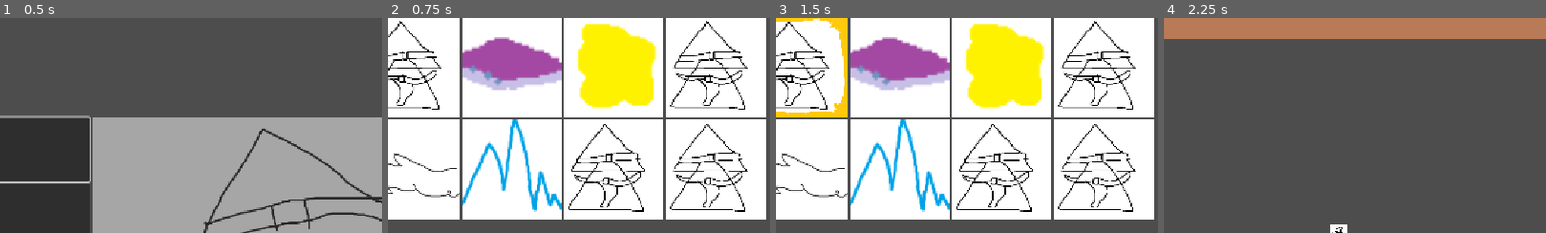
Above: before the commit, frames 1-4 (left to right).
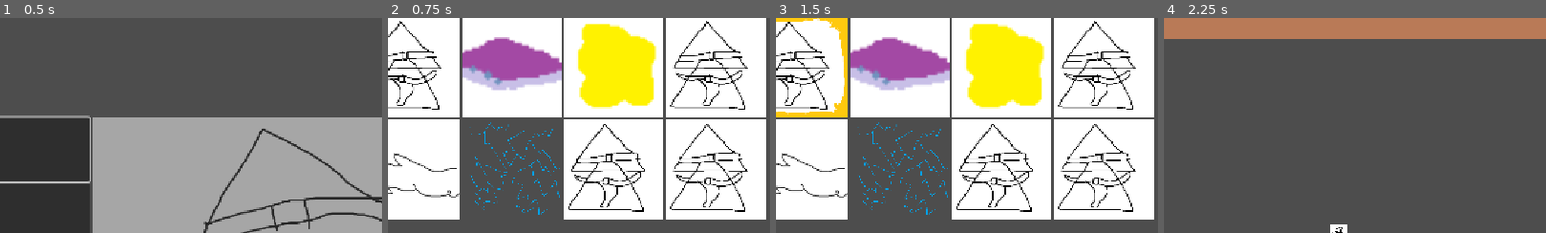
Above: after the commit, the same moments.

Repository: flowerFawn/XP-Based-Leveling
Game: Godot game, scene res://scenes/menu/main_menu.tscn
The game is run twice, just before and just after one commit, with the same random seed, the same clock (stepped at 60 frames per second) and the same inputs. The engine's default icon, where the game draws it, is replaced by a stand-in: a white triangle on a blue panel in a dark square. Sound files missing from this copy of the repository are replaced by a short silence.
Inputs (mouse positions are % of the whole screen's width and height, from its top left):
- Up to frame 1 (0.5 s): no input
- Up to frame 2 (0.75 s): click (19, 31) at 0.5 s
- Up to frame 3 (1.5 s): click (30, 12) at 1.25 s
- Up to frame 4 (2.25 s): click "Begin!" at 2 s
The pictures show only the part of the screen within x 27-77%, y 0-50%; the shares and areas given below are measured in that part.

Frame 1 is identical in both runs. In frame 2, 12% of the frame differs, in the area x 19-46%, y 47-94%; in frame 3, 12%; in frame 4, nothing differs.

Commit message:
replaced volt with static sphere
static sphere is better
also some functionality around setting up spells/cleaning up for their removal, as the static sphere keeps an area2d node in the world constantly, and keeps a reference to it. this is created in it's setup function and removed in it's clean up function

Diff:
--- a/resources/ability pools/standard.tres
+++ b/resources/ability pools/standard.tres
@@ -9,10 +9,10 @@
 [ext_resource type="Resource" uid="uid://cnpu8eq5ibo8b" path="res://resources/magic_items/crystal_collection_1.tres" id="6_8tevm"]
 [ext_resource type="Resource" uid="uid://buu4u5w3e3yf3" path="res://resources/magic_items/bnb_handbook_1.tres" id="7_ymv1d"]
 [ext_resource type="Resource" uid="uid://cbh1n057q23bg" path="res://resources/spell/firebolt_1.tres" id="8_mqlwa"]
-[ext_resource type="Resource" uid="uid://dm58b6x6tb618" path="res://resources/spell/volt_1.tres" id="9_mqlwa"]
+[ext_resource type="Resource" uid="uid://b0hqt4bjas0qh" path="res://resources/spell/static_sphere_1.tres" id="10_8tevm"]
 [ext_resource type="Resource" uid="uid://c1ujqmd5kcxjw" path="res://resources/spell/sacred_light_1.tres" id="10_s4t2w"]
 
 [resource]
 script = ExtResource("2_8tfyf")
-abilities = Array[ExtResource("1_yyggw")]([ExtResource("2_y8ce4"), ExtResource("3_in45v"), ExtResource("4_mqlwa"), ExtResource("5_s4t2w"), ExtResource("6_8tevm"), ExtResource("7_ymv1d"), ExtResource("8_mqlwa"), ExtResource("9_mqlwa"), ExtResource("10_s4t2w")])
+abilities = Array[ExtResource("1_yyggw")]([ExtResource("2_y8ce4"), ExtResource("3_in45v"), ExtResource("4_mqlwa"), ExtResource("5_s4t2w"), ExtResource("6_8tevm"), ExtResource("7_ymv1d"), ExtResource("8_mqlwa"), ExtResource("10_s4t2w"), ExtResource("10_8tevm")])
 metadata/_custom_type_script = "uid://cppbyt13invqd"
--- a/resources/characters/volt.tres
+++ b/resources/characters/static_sphere.tres
@@ -1,15 +1,15 @@
 [gd_resource type="Resource" script_class="Character" load_steps=6 format=3 uid="uid://bd2xytxkapqbj"]
 
+[ext_resource type="Texture2D" uid="uid://b0wntjnflxovc" path="res://assets/placeholders/static_sphere.png" id="1_1paso"]
 [ext_resource type="Script" uid="uid://dse7vf0l5vfv0" path="res://scripts/resources/base resources/character.gd" id="1_l5ufh"]
-[ext_resource type="Texture2D" uid="uid://dx2cxtrybrv2t" path="res://assets/placeholders/electricity.png" id="1_o62do"]
 [ext_resource type="Resource" uid="uid://bpa7drmk0sban" path="res://resources/ability pools/standard.tres" id="2_fcbqn"]
 [ext_resource type="Resource" uid="uid://buu4u5w3e3yf3" path="res://resources/magic_items/bnb_handbook_1.tres" id="3_o62do"]
-[ext_resource type="Resource" uid="uid://dm58b6x6tb618" path="res://resources/spell/volt_1.tres" id="4_hal56"]
+[ext_resource type="Resource" uid="uid://b0hqt4bjas0qh" path="res://resources/spell/static_sphere_1.tres" id="5_m32i7"]
 
 [resource]
 script = ExtResource("1_l5ufh")
 starting_ability_pool = ExtResource("2_fcbqn")
-starting_spell = ExtResource("4_hal56")
+starting_spell = ExtResource("5_m32i7")
 starting_magic_item = ExtResource("3_o62do")
-icon = ExtResource("1_o62do")
+icon = ExtResource("1_1paso")
 metadata/_custom_type_script = "uid://dse7vf0l5vfv0"
--- a/resources/spell/volt_1.tres
+++ b/resources/spell/old_volt_1.tres
@@ -1,7 +1,7 @@
 [gd_resource type="Resource" script_class="SpellVolt" load_steps=4 format=3 uid="uid://dm58b6x6tb618"]
 
-[ext_resource type="Resource" uid="uid://bp6x3lirjyyol" path="res://resources/spell/volt_2.tres" id="1_jrrxg"]
-[ext_resource type="Script" uid="uid://c5fmj23e652h8" path="res://scripts/resources/inherited resources/spells/s_volt.gd" id="1_r5q1r"]
+[ext_resource type="Resource" uid="uid://bp6x3lirjyyol" path="res://resources/spell/old_volt_2.tres" id="1_jrrxg"]
+[ext_resource type="Script" uid="uid://c5fmj23e652h8" path="res://scripts/resources/inherited resources/spells/s_old_volt.gd" id="1_r5q1r"]
 [ext_resource type="Texture2D" uid="uid://dx2cxtrybrv2t" path="res://assets/placeholders/electricity.png" id="2_tkhfl"]
 
 [resource]
--- a/resources/spell/volt_2.tres
+++ b/resources/spell/old_volt_2.tres
@@ -1,6 +1,6 @@
 [gd_resource type="Resource" script_class="SpellVolt" load_steps=3 format=3 uid="uid://bp6x3lirjyyol"]
 
-[ext_resource type="Script" uid="uid://c5fmj23e652h8" path="res://scripts/resources/inherited resources/spells/s_volt.gd" id="1_bgio2"]
+[ext_resource type="Script" uid="uid://c5fmj23e652h8" path="res://scripts/resources/inherited resources/spells/s_old_volt.gd" id="1_bgio2"]
 [ext_resource type="Texture2D" uid="uid://dx2cxtrybrv2t" path="res://assets/placeholders/electricity.png" id="2_2cjqj"]
 
 [resource]
--- /dev/null
+++ b/resources/spell/static_sphere_1.tres
@@ -0,0 +1,18 @@
+[gd_resource type="Resource" script_class="SpellStaticSphere" load_steps=5 format=3 uid="uid://b0hqt4bjas0qh"]
+
+[ext_resource type="Script" uid="uid://cc7u28p7m70hs" path="res://scripts/resources/inherited resources/spells/s_static_sphere.gd" id="1_3b2kb"]
+[ext_resource type="Resource" uid="uid://dtdadlm74qre4" path="res://resources/spell/static_sphere_2.tres" id="1_4ykdj"]
+[ext_resource type="Texture2D" uid="uid://b0wntjnflxovc" path="res://assets/placeholders/static_sphere.png" id="2_2bfwo"]
+
+[sub_resource type="CircleShape2D" id="CircleShape2D_4ykdj"]
+radius = 150.0
+
+[resource]
+script = ExtResource("1_3b2kb")
+cooldown = 1.0
+damage = 2.0
+shape = SubResource("CircleShape2D_4ykdj")
+texture = ExtResource("2_2bfwo")
+visual_scale = 0.5
+next_upgrade = ExtResource("1_4ykdj")
+metadata/_custom_type_script = "uid://cc7u28p7m70hs"
--- /dev/null
+++ b/resources/spell/static_sphere_2.tres
@@ -0,0 +1,17 @@
+[gd_resource type="Resource" script_class="SpellStaticSphere" load_steps=4 format=3 uid="uid://dtdadlm74qre4"]
+
+[ext_resource type="Script" uid="uid://cc7u28p7m70hs" path="res://scripts/resources/inherited resources/spells/s_static_sphere.gd" id="1_racq7"]
+[ext_resource type="Texture2D" uid="uid://b0wntjnflxovc" path="res://assets/placeholders/static_sphere.png" id="2_vdxk8"]
+
+[sub_resource type="CircleShape2D" id="CircleShape2D_4ykdj"]
+radius = 200.0
+
+[resource]
+script = ExtResource("1_racq7")
+cooldown = 1.0
+damage = 2.0
+shape = SubResource("CircleShape2D_4ykdj")
+texture = ExtResource("2_vdxk8")
+visual_scale = 0.75
+level = 2
+metadata/_custom_type_script = "uid://cc7u28p7m70hs"
--- a/scenes/menu/character_select.tscn
+++ b/scenes/menu/character_select.tscn
@@ -7,7 +7,7 @@
 [ext_resource type="Resource" uid="uid://1p35pb8pnkv7" path="res://resources/characters/shard.tres" id="5_0frw4"]
 [ext_resource type="Resource" uid="uid://dguulqdo5x3a8" path="res://resources/characters/sacred_light.tres" id="6_m7y3p"]
 [ext_resource type="Resource" uid="uid://bon0kci1aeje0" path="res://resources/characters/windslash.tres" id="6_nbeft"]
-[ext_resource type="Resource" uid="uid://bd2xytxkapqbj" path="res://resources/characters/volt.tres" id="7_i4i37"]
+[ext_resource type="Resource" uid="uid://bd2xytxkapqbj" path="res://resources/characters/static_sphere.tres" id="7_i4i37"]
 
 [node name="CanvasLayer" type="CanvasLayer"]
 
--- a/scripts/player.gd
+++ b/scripts/player.gd
@@ -92,7 +92,8 @@
 	if not spells.has(spell):
 		print("This spell is not there to be removed!")
 		return
-	spells[spell].free()
+	spell.clean_up_for_removal()
+	spells[spell].queue_free()
 	spells.erase(spell)
 
 ##Handles starting a spell, and removing a lower upgrade
--- a/scripts/resources/base resources/spell.gd
+++ b/scripts/resources/base resources/spell.gd
@@ -33,6 +33,13 @@
 
 func cast() -> void:
 	print("A")
+
+func initial_spell_setup() -> void:
+	pass
+
+func clean_up_for_removal() -> void:
+	pass
+
 #region USEFUL SPELL FUNCTIONS
 
 func get_random_angle_vector() -> Vector2:
--- a/scripts/resources/inherited resources/spells/s_volt.gd
+++ b/scripts/resources/inherited resources/spells/s_old_volt.gd
@@ -1,5 +1,5 @@
 extends Spell
-class_name SpellVolt
+class_name SpellOldVolt
 
 func _init() -> void:
 	base_description = "Creates a line of electrical energy that harms enemies it passes through"
--- /dev/null
+++ b/scripts/resources/inherited resources/spells/s_static_sphere.gd
@@ -0,0 +1,31 @@
+extends Spell
+class_name SpellStaticSphere
+
+var static_sphere_area:Area2D
+
+func initial_spell_setup() -> void:
+	static_sphere_area = Area2D.new()
+	var static_sphere_shape = CollisionShape2D.new()
+	var static_sphere_sprite = Sprite2D.new()
+	static_sphere_sprite.texture = texture
+	static_sphere_sprite.scale = Vector2(visual_scale, visual_scale)
+	static_sphere_area = Area2D.new()
+	static_sphere_shape.shape = shape
+	static_sphere_area.add_child(static_sphere_shape)
+	static_sphere_area.add_child(static_sphere_sprite)
+	player.add_child(static_sphere_area)
+	static_sphere_area.set_collision_mask_value(2, true)
+	static_sphere_area.area_entered.connect(damage_in_sphere)
+
+func cast() -> void:
+	print(static_sphere_area.get_overlapping_areas())
+	for enemy in static_sphere_area.get_overlapping_areas():
+		damage_in_sphere(enemy)
+
+func clean_up_for_removal() -> void:
+	static_sphere_area.queue_free()
+
+func damage_in_sphere(body:Area2D) -> void:
+	if body.is_in_group(&"Enemy"):
+		var harmed_enemy:Enemy = body
+		harmed_enemy.take_damage(damage)
--- a/scripts/spell_handler.gd
+++ b/scripts/spell_handler.gd
@@ -9,6 +9,7 @@
 
 #Done after joining the scene tree, so the timer can be started
 func _ready() -> void:
+	spell.initial_spell_setup()
 	trigger_spell()
 	if not spell.cooldown == 0:
 		start(spell.cooldown)
Binary file added: assets/placeholders/static_sphere.png
Not shown, added: assets/placeholders/static_sphere.png.import
Renamed: scripts/resources/inherited resources/spells/s_volt.gd.uid -> scripts/resources/inherited resources/spells/s_old_volt.gd.uid
Not shown, added: scripts/resources/inherited resources/spells/s_static_sphere.gd.uid
Not shown, added: assets/placeholders/static_sphere.png~
